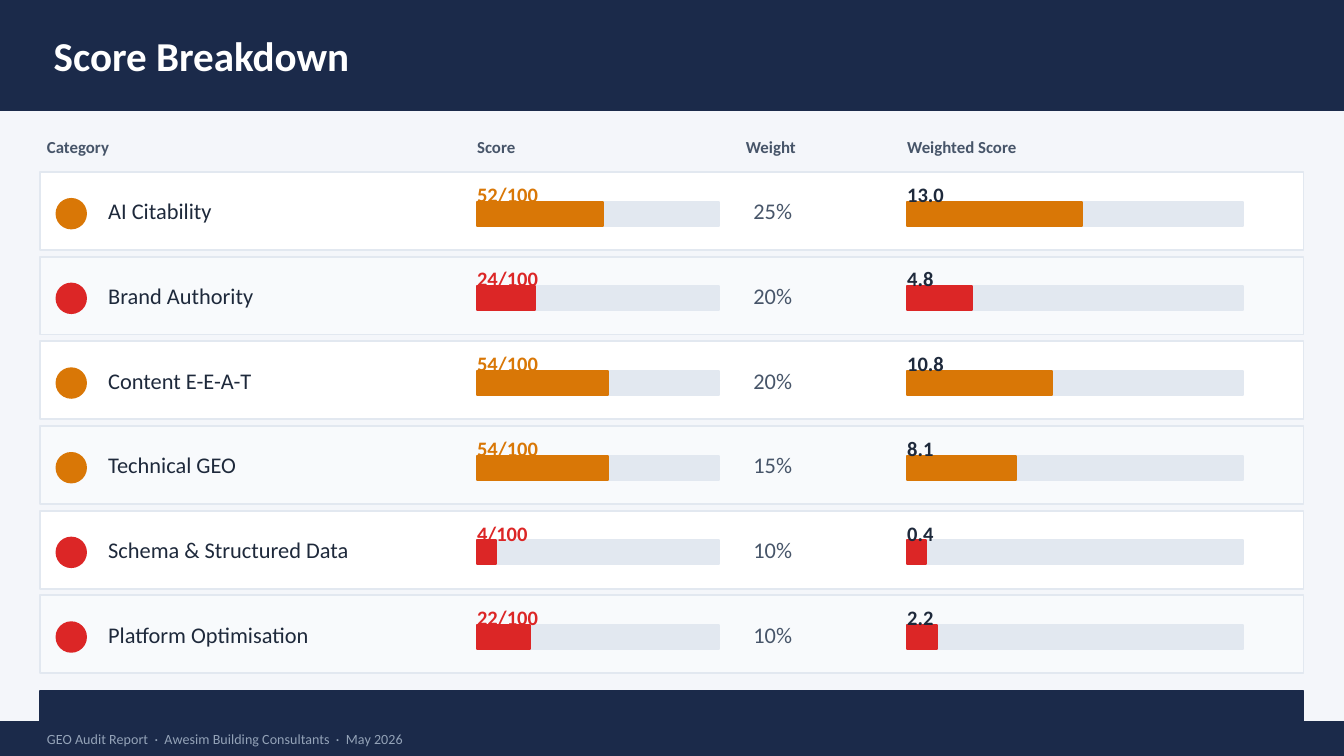
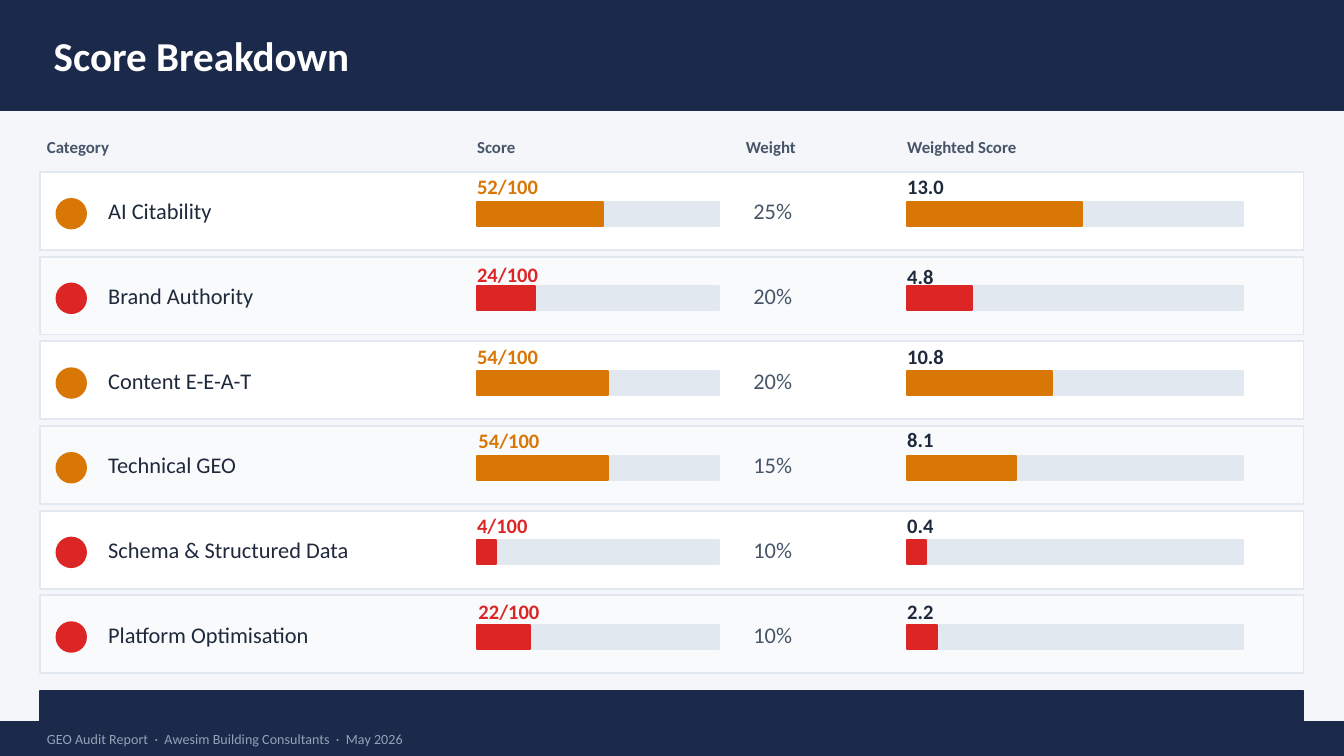
Before and after one commit to hsim334/GEO-clean, a slide deck: slide 3 of awesim-geo-audit.pptx. Drawn at 1344x756 pixels with LibreOffice and Linux fonts; fonts in the diff are those of the drawing. Boxes give left, top, right and bottom in pixels: in the first picture for what was removed or moved away, otherwise in the second. Text is boxed around its words. In the diff, an @@ line names an element or a change of style, - is before the commit and + after.

```diff
--- a/awesim-geo-audit.pptx
+++ b/awesim-geo-audit.pptx
@@ text "13.0" rewrapped from [907, 185, 944, 208] to [907, 180, 944, 194] @@
@@ 3 texts: place and size @@
-3 texts at [477, 185, 538, 377]
+3 texts at [477, 179, 538, 365]
@@ text "10.8" rewrapped from [907, 354, 944, 377] to [907, 350, 944, 364] @@
@@ text "54/100" rewrapped from [477, 439, 538, 462] to [478, 433, 539, 449] @@
@@ text "8.1" rewrapped from [907, 439, 933, 462] to [907, 433, 933, 447] @@
@@ text "4/100" rewrapped from [477, 526, 527, 546] to [477, 518, 527, 534] @@
@@ text "0.4" rewrapped from [907, 527, 933, 546] to [907, 519, 933, 533] @@
@@ text "22/100": place and size @@
-text "22/100" at [477, 608, 538, 631]
+text "22/100" at [478, 604, 539, 625]
@@ text "2.2": place and size @@
-text "2.2" at [907, 608, 933, 631]
+text "2.2" at [907, 605, 933, 625]
```
Also in this commit, not shown: 2 other slides changed, 11 other files.
